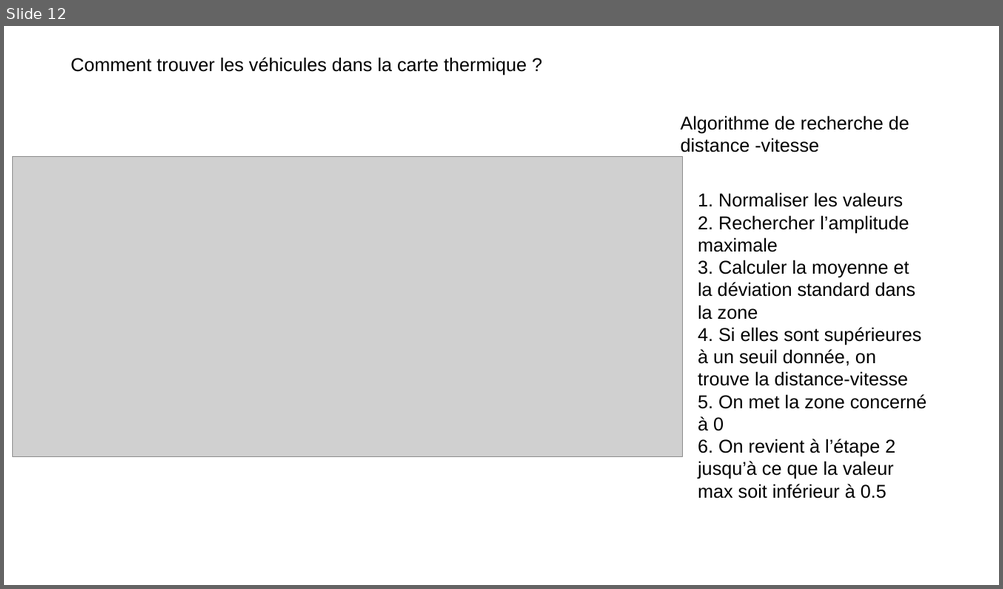
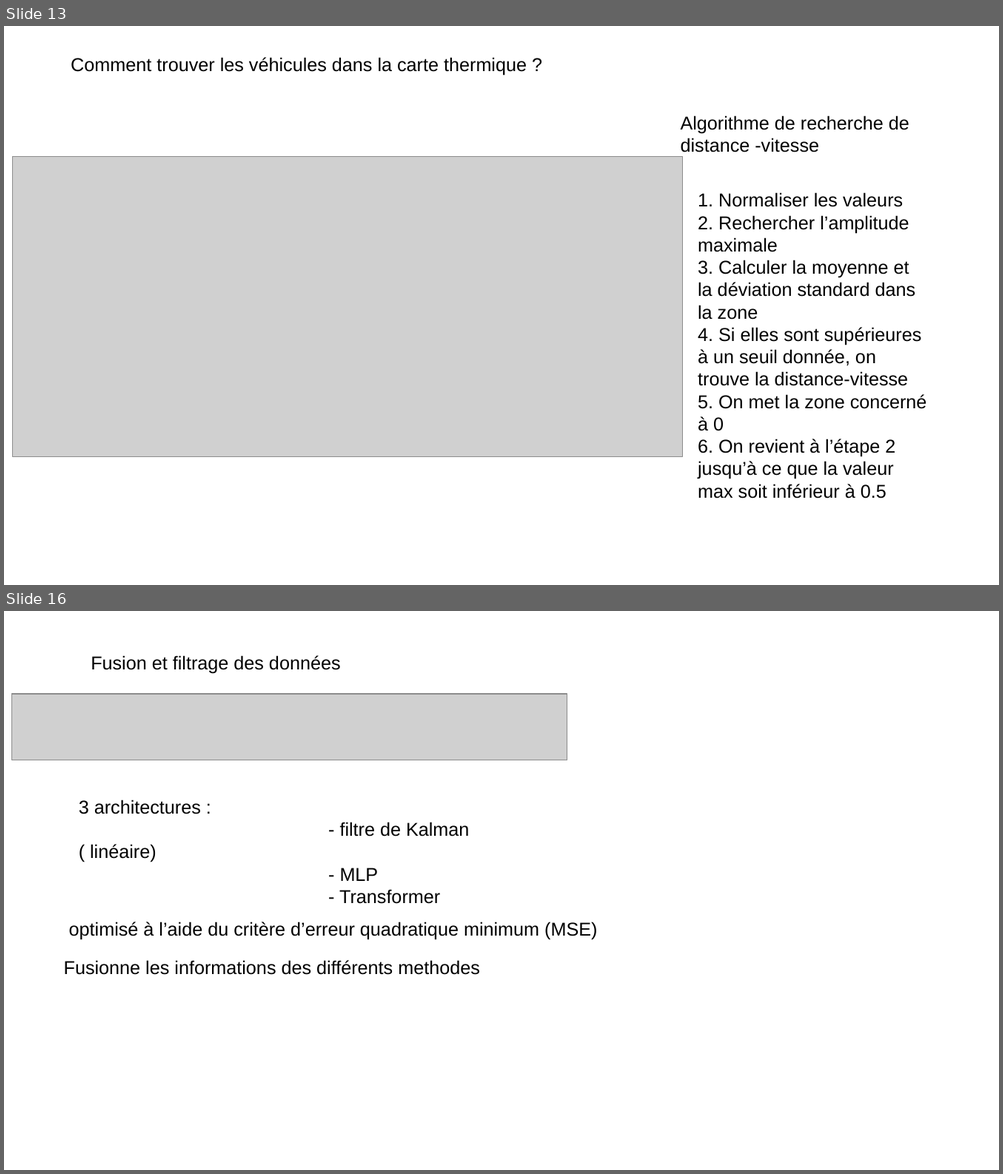
Before and after one commit to grotsartdehe/TFE, a slide deck: Presentation/Slides_TFE.pptx. Shown one above the other, each under a label of ours: slide 12 before the commit, slides 13 and 16 after it; the slides between them are not shown. The pictures are 1003x589 and 1003x1174 pixels, drawn with LibreOffice and Linux fonts; fonts in the diff are those of the drawing; grey boxes stand for pictures. Boxes give left, top, right and bottom in pixels: in the first picture for what was removed or moved away, otherwise in the second. Text is boxed around its words. In the diff, an @@ line names an element or a change of style, - is before the commit and + after.

```diff
--- a/Presentation/Slides_TFE.pptx
+++ b/Presentation/Slides_TFE.pptx
@@ slide 16 added at (4,611,999,1170), background #FFFFFF @@
@@ text added at (91,655,341,674), 18 pt, text #000000 @@
+Fusion et filtrage des données
@@ picture added at (12,694,567,760) @@
@@ text added at (79,800,469,904), 18 pt, text #000000 @@
+3 architectures :
+- filtre de Kalman ( linéaire)
+- MLP
+- Transformer
@@ text added at (69,922,597,940), 18 pt, text #000000 @@
+optimisé à l’aide du critère d’erreur quadratique minimum (MSE)
@@ text added at (64,960,480,975), 18 pt, text #000000 @@
+Fusionne les informations des différents methodes
@@ what was slide 12 is now slide 13 @@
```
Also in this commit, not shown: 11 slides changed, 2 other slides added, 5 other files.
